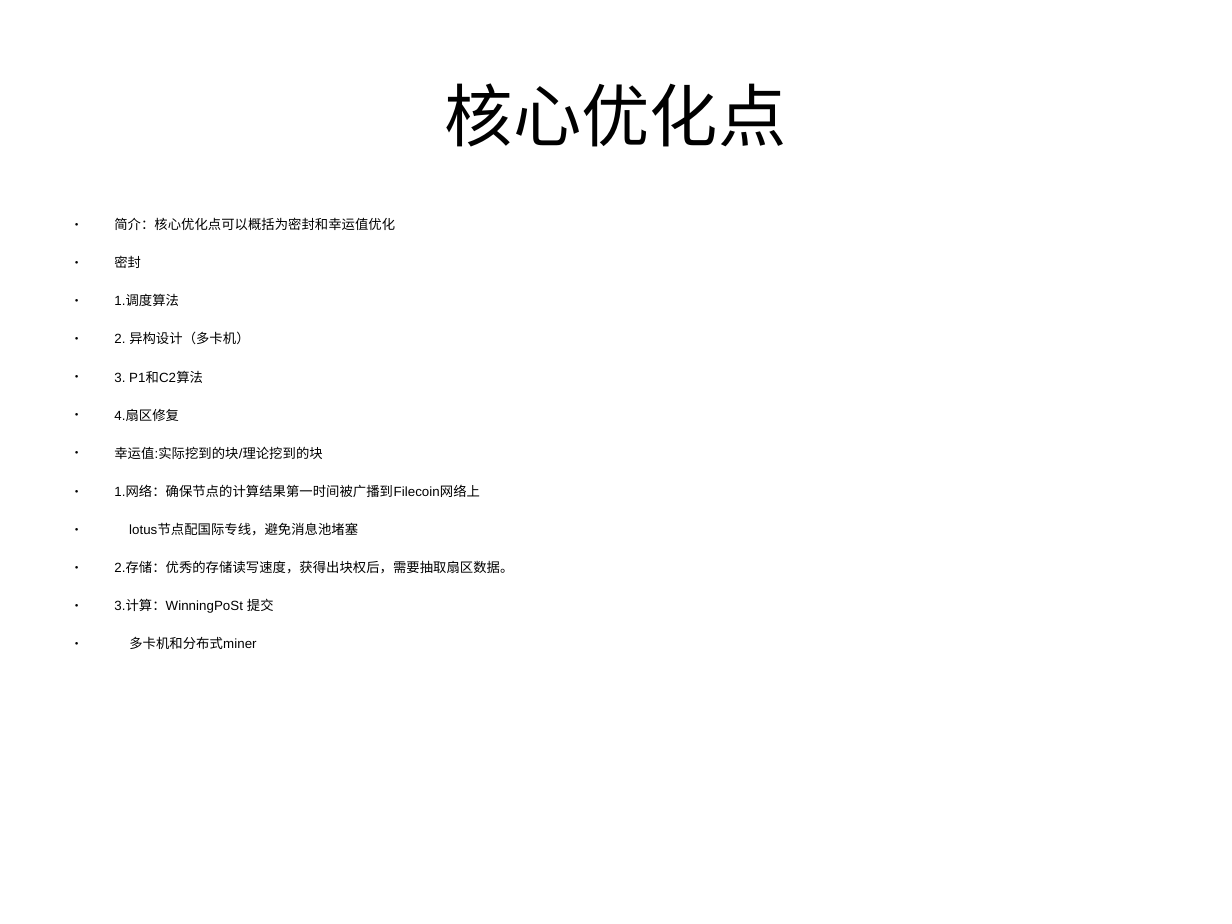
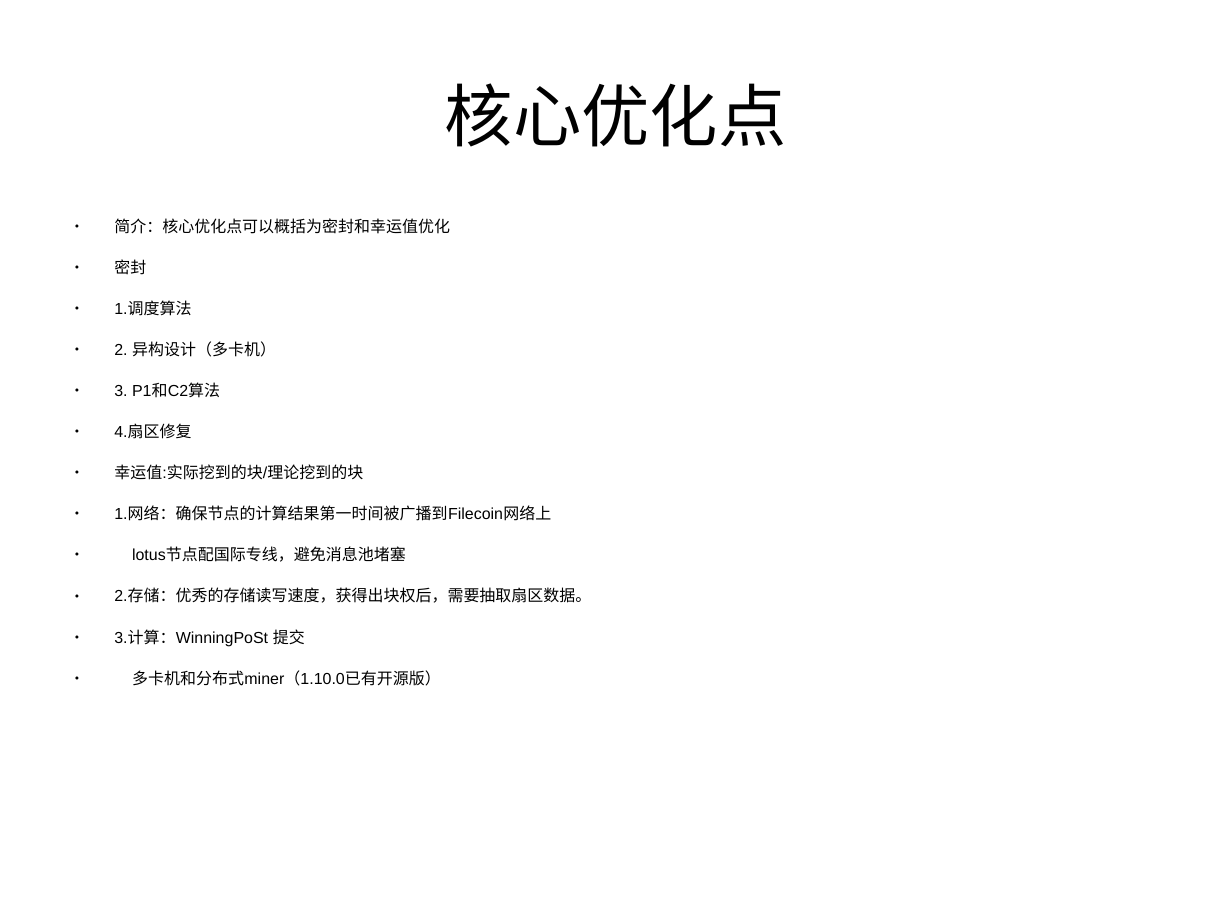
Before and after one commit to xingzjx/blockchain, a slide deck: slide 9 of filecoin/filecoin_share.pptx (slide 6 before the commit). Drawn at 1232x924 pixels with LibreOffice and Linux fonts; fonts in the diff are those of the drawing; background and template pictures are left out. Boxes give left, top, right and bottom in pixels: in the first picture for what was removed or moved away, otherwise in the second. Text is boxed around its words. In the diff, an @@ line names an element or a change of style, - is before the commit and + after.

```diff
--- a/filecoin/filecoin_share.pptx
+++ b/filecoin/filecoin_share.pptx
@@ text at <box>114,218,591,647</box>: size 8.6 to 10.2 pt in "简介：核心优化点可以概括为密封和幸运值优化", "密封", "1.调度算法", "2. 异构设计（多卡机）" and 7 more places @@
@@ text at <box>132,670,441,686</box>: text changed; size 8.6 to 10.2 pt @@
-● 多卡机和分布式miner
+● 多卡机和分布式miner（1.10.0已有开源版）
```
Also in this commit, not shown: 4 other slides changed, 6 slides added.
